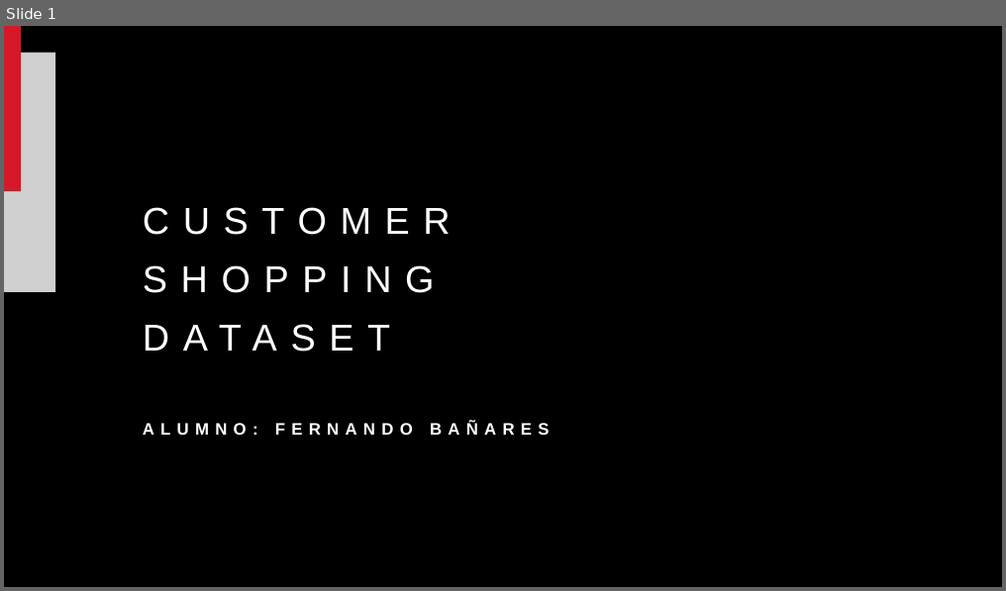
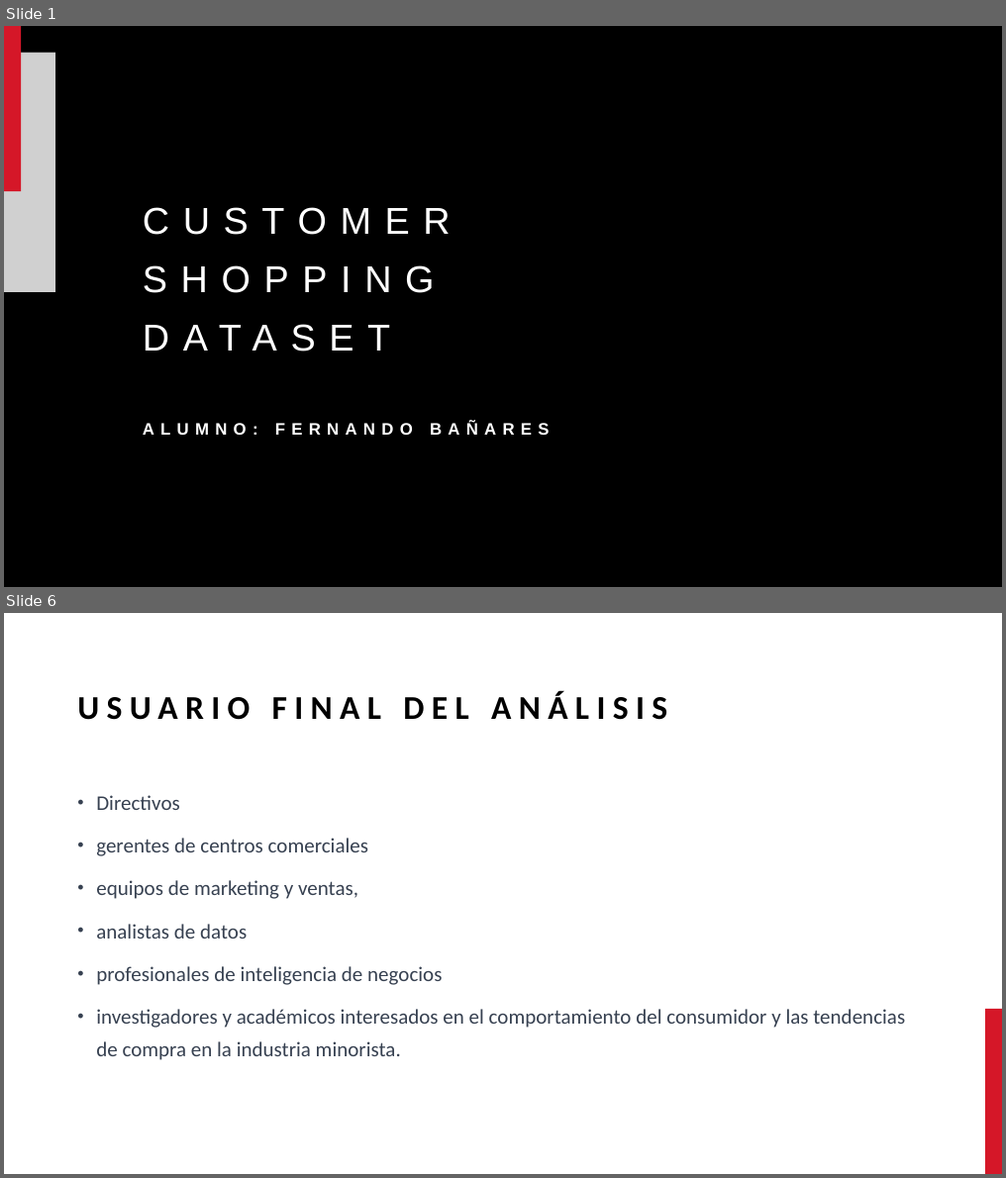
Before and after one commit to fernandobanares/Segunda-entrega-Data-Analytics-Fernando-Ba-ares, a slide deck: Customer Shopping dataset.pptx. Shown one above the other, each under a label of ours: slide 1 before the commit, slides 1 and 6 after it; the slides between them are not shown. The pictures are 1006x591 and 1006x1178 pixels, drawn with LibreOffice and Linux fonts; fonts in the diff are those of the drawing; grey boxes stand for pictures; background and template pictures are left out; a plain dark background stands for a picture behind light text. Boxes give left, top, right and bottom in pixels: in the first picture for what was removed or moved away, otherwise in the second. Text is boxed around its words. In the diff, an @@ line names an element or a change of style, - is before the commit and + after.

```diff
--- a/Customer Shopping dataset.pptx
+++ b/Customer Shopping dataset.pptx
@@ slide 6 added at <box>4,613,1002,1174</box>, background #FFFFFF @@
@@ title added at <box>77,691,667,720</box>, 32 pt, text #000000, bold @@
+USUARIO FINAL DEL ANÁLISIS
@@ text added at <box>96,795,905,1060</box>, 20 pt, text #374151 @@
+• Directivos
+• gerentes de centros comerciales
+• equipos de marketing y ventas,
+• analistas de datos
+• profesionales de inteligencia de negocios
+• investigadores y académicos interesados en el comportamiento del consumidor y las tendencias de compra en la industria minorista.
@@ rectangle added at <box>985,1009,1002,1174</box>, fill #D51728 @@
```
Also in this commit, not shown: 4 slides changed, 3 other slides added.
